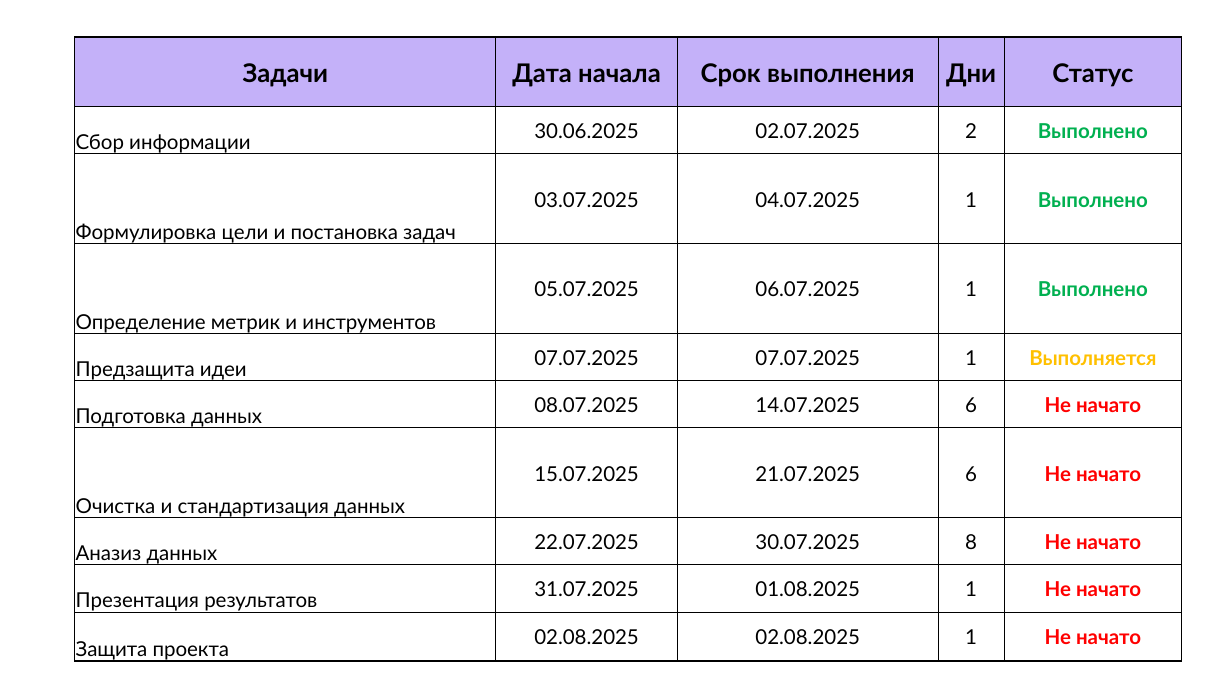
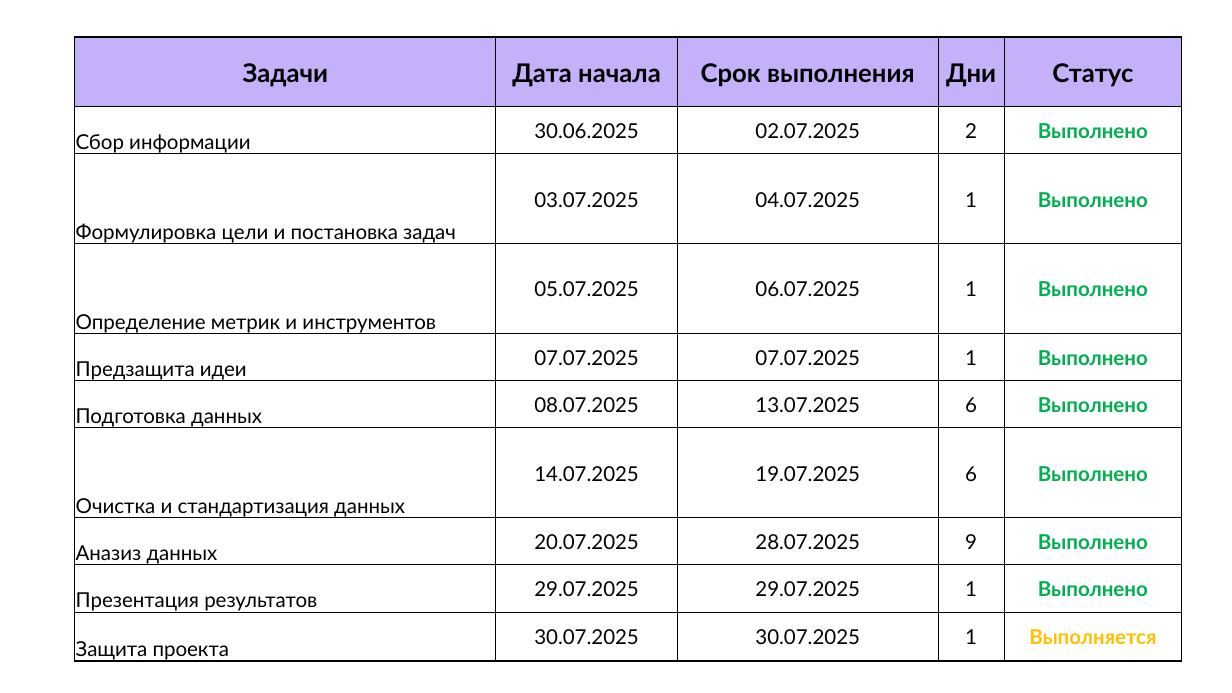
Before and after one commit to dimasultan/APL, a slide deck: slide 4 of АПЛ.pptx. Drawn at 1232x693 pixels with LibreOffice and Linux fonts; fonts in the diff are those of the drawing. Boxes give left, top, right and bottom in pixels: in the first picture for what was removed or moved away, otherwise in the second. Text is boxed around its words. In the diff, an @@ line names an element or a change of style, - is before the commit and + after.

```diff
--- a/АПЛ.pptx
+++ b/АПЛ.pptx
@@ table at [75,37,1183,665] @@
-row 5, column 5: Выполняется
+row 5, column 5: Выполнено
-row 6, column 3: 14.07.2025
+row 6, column 3: 13.07.2025
-row 6, column 5: Не начато
+row 6, column 5: Выполнено
-row 7: Очистка и стандартизация данных | 15.07.2025 | 21.07.2025 | 6 | Не начато
+row 7: Очистка и стандартизация данных | 14.07.2025 | 19.07.2025 | 6 | Выполнено
-row 8: Аназиз данных | 22.07.2025 | 30.07.2025 | 8 | Не начато
+row 8: Аназиз данных | 20.07.2025 | 28.07.2025 | 9 | Выполнено
-row 9: Презентация результатов | 31.07.2025 | 01.08.2025 | 1 | Не начато
+row 9: Презентация результатов | 29.07.2025 | 29.07.2025 | 1 | Выполнено
-row 10: Защита проекта | 02.08.2025 | 02.08.2025 | 1 | Не начато
+row 10: Защита проекта | 30.07.2025 | 30.07.2025 | 1 | Выполняется
```
Also in this commit, not shown: 5 other files.
